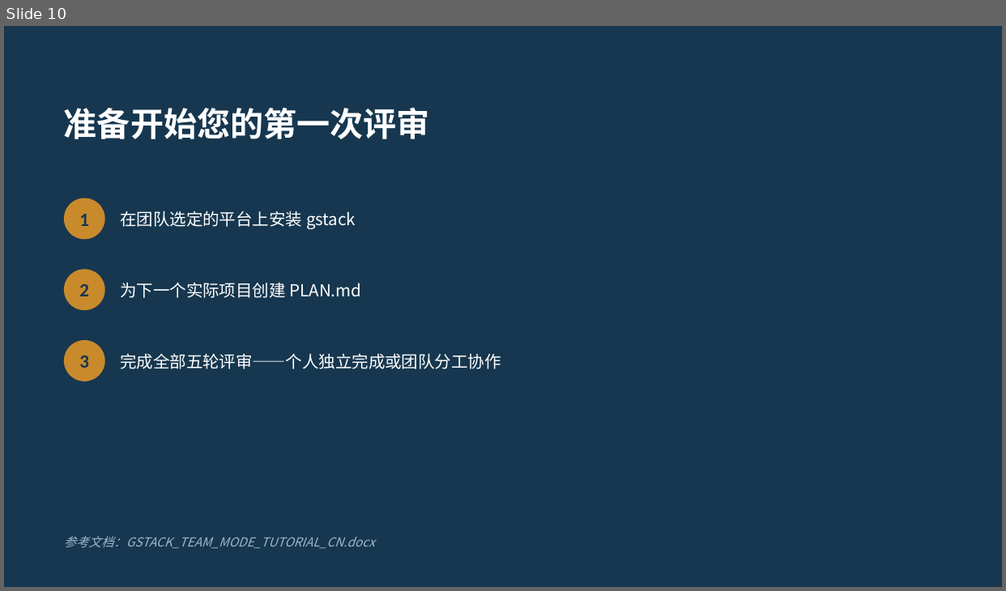
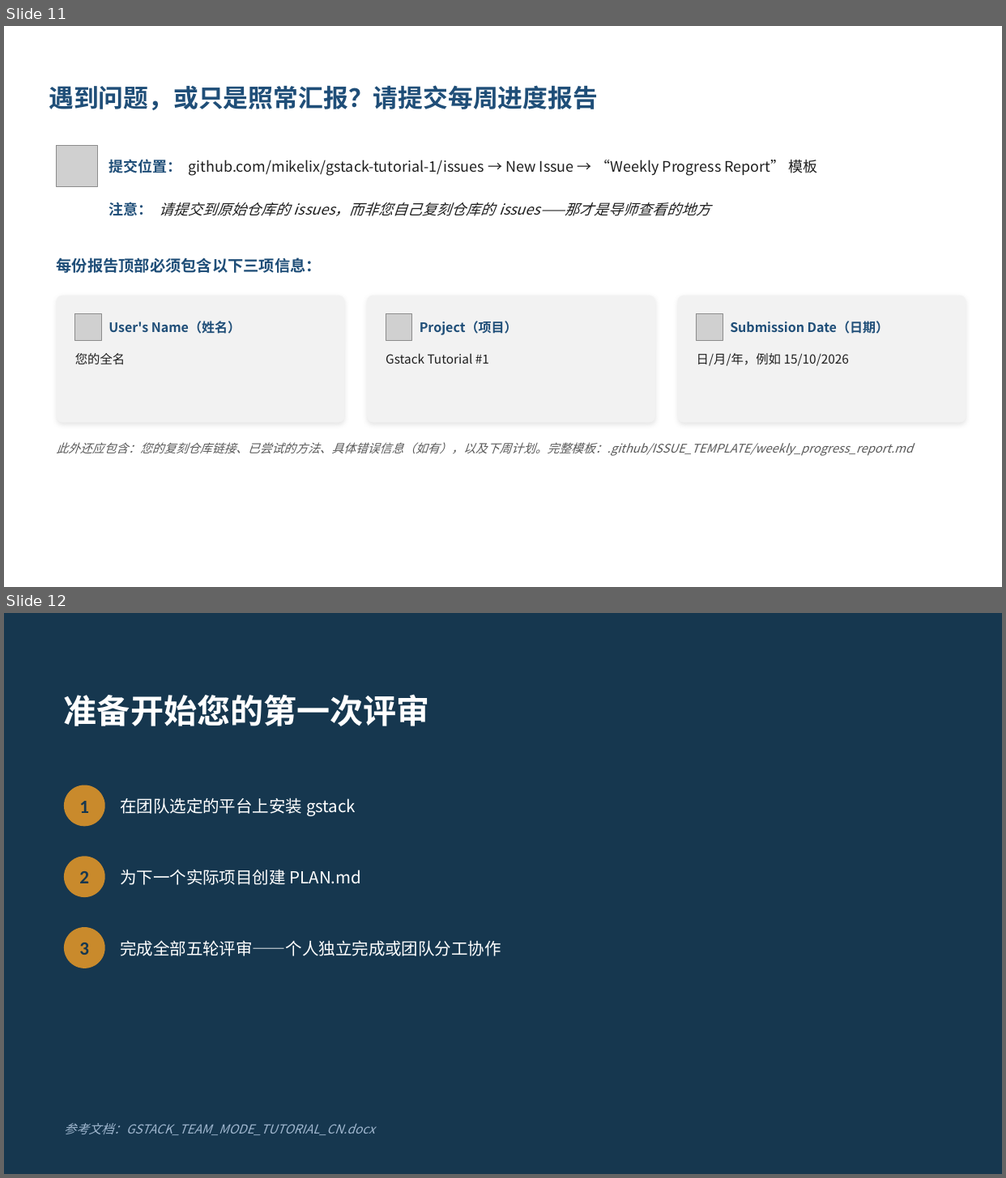
Before and after one commit to mikelix/gstack-tutorial-1, a slide deck: GSTACK_TEAM_MODE_TUTORIAL_DECK_CN.pptx. Shown one above the other, each under a label of ours: slide 10 before the commit, slides 11 and 12 after it. The pictures are 1006x591 and 1006x1178 pixels, drawn with LibreOffice and Linux fonts; fonts in the diff are those of the drawing; grey boxes stand for pictures. Boxes give left, top, right and bottom in pixels: in the first picture for what was removed or moved away, otherwise in the second. Text is boxed around its words. In the diff, an @@ line names an element or a change of style, - is before the commit and + after.

```diff
--- a/GSTACK_TEAM_MODE_TUTORIAL_DECK_CN.pptx
+++ b/GSTACK_TEAM_MODE_TUTORIAL_DECK_CN.pptx
@@ slide 11 added at (4, 26, 1002, 587), background #FFFFFF @@
@@ text added at (49, 85, 598, 110), 24 pt, text #1F4E78, bold @@
+遇到问题，或只是照常汇报？请提交每周进度报告
@@ picture added at (57, 146, 98, 187) @@
@@ text added at (108, 159, 818, 176), 14 pt, text #1F1F1F @@
+提交位置： github.com/mikelix/gstack-tutorial-1/issues → New Issue → “Weekly Progress Report” 模板
@@ text added at (108, 202, 710, 216), 14 pt, text #1F1F1F, italic @@
+注意： 请提交到原始仓库的 issues，而非您自己复刻仓库的 issues——那才是导师查看的地方
@@ text added at (57, 258, 322, 273), 15 pt, text #1F4E78, bold @@
+每份报告顶部必须包含以下三项信息：
@@ rounded rectangle added at (57, 296, 345, 423), fill #F2F2F2 @@
@@ picture added at (75, 314, 101, 340) @@
@@ rounded rectangle added at (367, 296, 655, 423), fill #F2F2F2 @@
@@ picture added at (386, 314, 412, 340) @@
@@ rounded rectangle added at (678, 296, 966, 423), fill #F2F2F2 @@
@@ picture added at (697, 314, 722, 340) @@
@@ text added at (108, 321, 241, 334), 12.5 pt, text #1F4E78, bold @@
+User's Name（姓名）
@@ text added at (420, 321, 518, 335), 12.5 pt, text #1F4E78, bold @@
+Project（项目）
@@ text added at (730, 321, 889, 334), 12.5 pt, text #1F4E78, bold @@
+Submission Date（日期）
@@ text added at (75, 353, 126, 365), 12 pt, text #1F1F1F @@
+您的全名
@@ text added at (386, 353, 489, 364), 12 pt, text #1F1F1F @@
+Gstack Tutorial #1
@@ text added at (697, 353, 849, 366), 12 pt, text #1F1F1F @@
+日/月/年，例如 15/10/2026
@@ text added at (57, 442, 913, 456), 11.5 pt, text #595959, italic @@
+此外还应包含：您的复刻仓库链接、已尝试的方法、具体错误信息（如有），以及下周计划。完整模板：.github/ISSUE_TEMPLATE/weekly_progress_report.md
@@ what was slide 10 is now slide 12 @@
```
Also in this commit, not shown: 1 other slide added, 2 other files.
